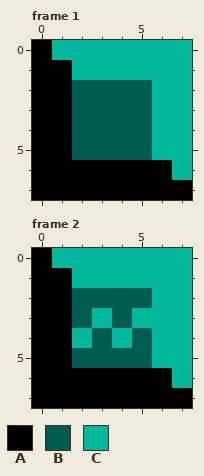
Two versions of one pixel-art file, assets/tiles/tilesets/8px/tile.ase. The first picture shows the starting point.
8x8 pixels, 2 frames. Shown: frame 1, frame 2.
Palette (. is transparent): A #000000  B #005c4d  C #00b89b
Pixels before, frame 1, first column x 0:
0 ACCCCCCC
1 AACCCCCC
2 AABBBBCC
3 AABBBBCC
4 AABBBBCC
5 AABBBBCC
6 AAAAAAAC
7 AAAAAAAA
Pixels before, frame 2, first column x 0:
0 ACCCCCCC
1 AACCCCCC
2 AABBBBCC
3 AABCBCCC
4 AACBCBCC
5 AABBBBCC
6 AAAAAAAC
7 AAAAAAAA
Now the later version:
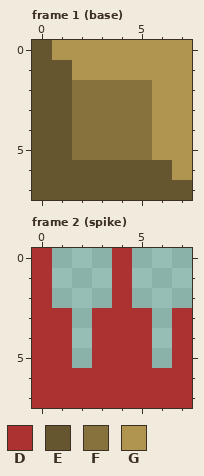
Colours new in this view: D #ac3232  E #66562f  F #87723e  G #b09551
Difference:
Changed rows in their new state; - is an unchanged pixel.
Frame 1 (base):
first column x 0:
0 EGGGGGGG
1 EEGGGGGG
2 EEFFFFGG
3 EEFFFFGG
4 EEFFFFGG
5 EEFFFFGG
6 EEEEEEEG
7 EEEEEEEE
Frame 2 (spike):
first column x 0:
0 D...D...
1 D...D...
2 D...D...
3 DD.DDD.D
4 DD.DDD.D
5 DD.DDD.D
6 DDDDDDDD
7 DDDDDDDD
